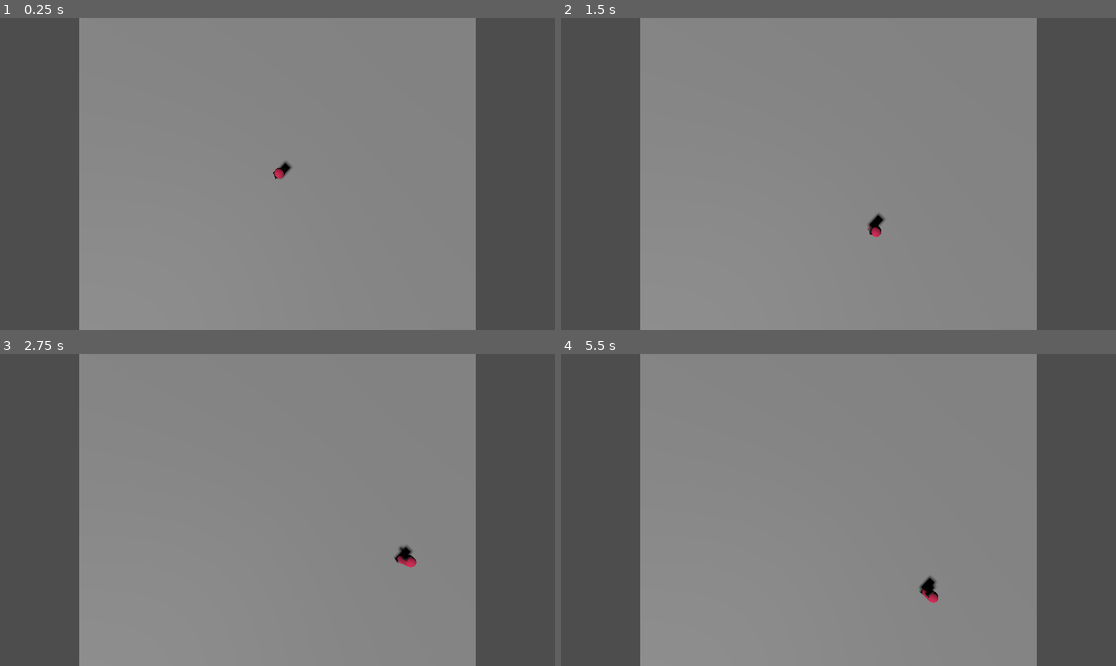
Above: before the commit, frames 1-4 (two rows, left to right).
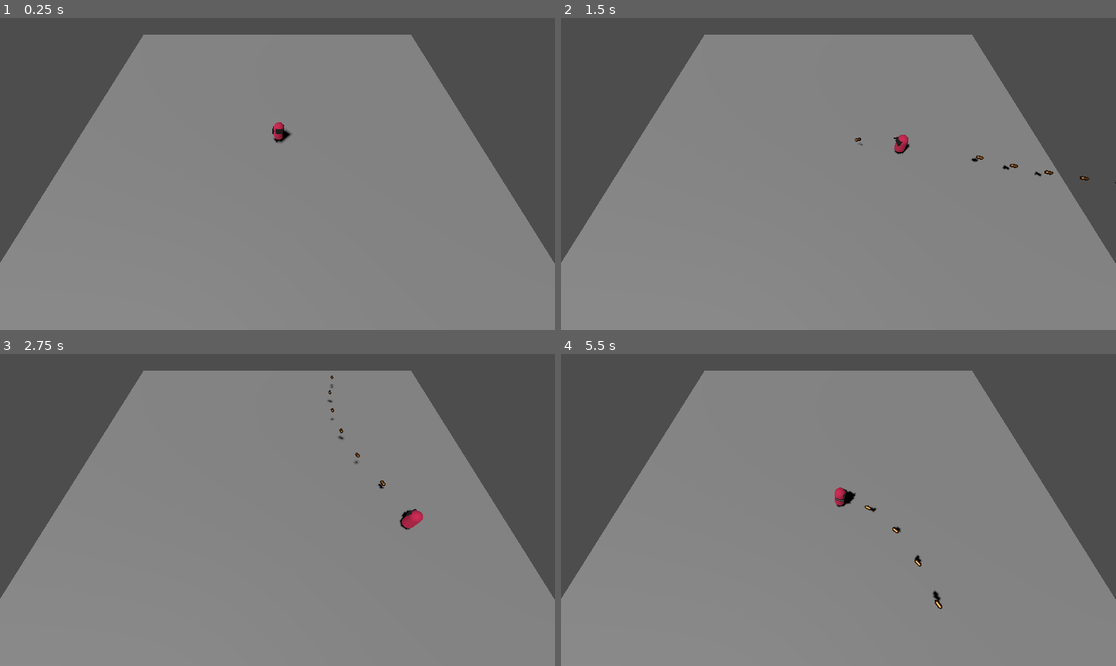
Above: after the commit, the same moments.

Repository: KrzysztofSieczkiewicz/Godot-TopDownShooter
Game: Godot game, scene res://Level.tscn
Two runs of this game, one before a commit and one after it. Both use one fixed random seed, a clock stepped at 60 frames per second and the inputs below.
Inputs (mouse positions are in pixels of both pictures, inside the frame that each line leads up to):
- Up to frame 1 (0.25 s): no input
- Up to frame 2 (1.5 s): tap Enter (ui_accept) at 0.5, 0.77 s; move the mouse to (960, 158) at 0.52 s; press the mouse at (960, 158) at 0.53 s; hold Right (ui_right) 0.53-1.28 s; move the mouse to (727, 189) at 1.27 s; release the mouse at (727, 189) at 1.28 s; hold Down (ui_down) from 1.28 s (still down); click (727, 189) at 1.35 s
- Up to frame 3 (2.75 s): tap Enter (ui_accept) at 1.52 s; move the mouse to (333, 441) at 2.02 s; release Down (ui_down) at 2.03 s; press the mouse at (333, 441) at 2.03 s; hold Right (ui_right) from 2.03 s (still down)
- Up to frame 4 (5.5 s): move the mouse to (810, 572) at 2.77 s; release Right (ui_right) at 2.78 s; release the mouse at (810, 572) at 2.78 s; hold Up (ui_up) 2.78-3.53 s; click (810, 572) at 2.85 s; tap Enter (ui_accept) at 3.02, 3.77, 4.52 s; move the mouse to (1005, 556) at 3.52 s; press the mouse at (1005, 556) at 3.53 s; hold Left (ui_left) 3.53-5.03 s; move the mouse to (672, 463) at 4.27 s; release the mouse at (672, 463) at 4.28 s; click (672, 463) at 4.35 s; move the mouse to (866, 510) at 5.02 s; press the mouse at (866, 510) at 5.03 s; hold Down (ui_down) from 5.03 s (still down)

The runs differ from the first frame. In frame 1, 20% of the frame differs, in the area x 0-100%, y 0-100%; in frame 2, 20%; in frame 3, 20%; in frame 4, 20%.

Commit message:
basic gun and shooting

Diff:
--- /dev/null
+++ b/Bullet.gd
@@ -0,0 +1,15 @@
+extends Node3D
+
+@export var speed: int = 10
+
+const KILL_TIME_SECONDS = 2
+var timer = 0
+
+# Called every frame. 'delta' is the elapsed time since the previous frame.
+func _physics_process(delta):
+	var forward_direction = global_transform.basis.z.normalized()
+	global_translate(forward_direction * speed * delta)
+
+	timer += delta
+	if timer > KILL_TIME_SECONDS:
+		queue_free()
--- /dev/null
+++ b/Bullet.tscn
@@ -0,0 +1,18 @@
+[gd_scene load_steps=4 format=3 uid="uid://bmal06pxwox3"]
+
+[ext_resource type="Script" path="res://Bullet.gd" id="1_mn0cw"]
+
+[sub_resource type="CapsuleMesh" id="CapsuleMesh_5466p"]
+
+[sub_resource type="StandardMaterial3D" id="StandardMaterial3D_4iu16"]
+albedo_color = Color(0.72549, 0.478431, 0.254902, 1)
+metallic = 1.0
+roughness = 0.45
+
+[node name="Bullet" type="Node3D"]
+script = ExtResource("1_mn0cw")
+
+[node name="MeshInstance3D" type="MeshInstance3D" parent="."]
+transform = Transform3D(0.295084, 0, 0, 0, -1.28985e-08, 0.295084, 0, -0.295084, -1.28985e-08, 0, 0, 0)
+mesh = SubResource("CapsuleMesh_5466p")
+surface_material_override/0 = SubResource("StandardMaterial3D_4iu16")
--- /dev/null
+++ b/Gun.gd
@@ -0,0 +1,30 @@
+extends Node3D
+
+@export var Bullet: PackedScene
+
+@onready var rof_timer = $Timer
+var can_shoot = true
+
+@export var MuzzleVelocity: int = 30
+@export var ShootingIntervalSecond: float = 0.1
+
+# Called when the node enters the scene tree for the first time.
+func _ready():
+	rof_timer.wait_time = ShootingIntervalSecond
+
+
+# Called every frame. 'delta' is the elapsed time since the previous frame.
+func _process(delta):
+	pass
+
+func shoot():
+	if can_shoot:
+		var new_bullet = Bullet.instantiate()
+		new_bullet.global_transform = $Muzzle.global_transform
+		new_bullet.speed = MuzzleVelocity
+		get_tree().current_scene.add_child(new_bullet)
+		can_shoot = false
+		rof_timer.start()
+
+func _on_timer_timeout():
+	can_shoot = true
--- /dev/null
+++ b/Gun.tscn
@@ -0,0 +1,47 @@
+[gd_scene load_steps=5 format=3 uid="uid://dkivjjvfpnkxk"]
+
+[ext_resource type="Script" path="res://Gun.gd" id="1_13ub6"]
+[ext_resource type="PackedScene" uid="uid://bmal06pxwox3" path="res://Bullet.tscn" id="2_p7rel"]
+
+[sub_resource type="CylinderMesh" id="CylinderMesh_pak6q"]
+top_radius = 0.15
+bottom_radius = 0.15
+
+[sub_resource type="StandardMaterial3D" id="StandardMaterial3D_wjk5t"]
+albedo_color = Color(0.32549, 0.32549, 0.32549, 1)
+metallic = 1.0
+roughness = 0.52
+
+[node name="Gun" type="Node3D"]
+transform = Transform3D(1, 0, 0, 0, 1, 0, 0, 0, 1, 0, 0, -0.0580847)
+script = ExtResource("1_13ub6")
+Bullet = ExtResource("2_p7rel")
+
+[node name="Muzzle" type="Marker3D" parent="."]
+transform = Transform3D(1, 0, 0, 0, 1, 0, 0, 0, 1, 0, 0, 0.602993)
+metadata/_edit_lock_ = true
+
+[node name="MeshInstance3D" type="MeshInstance3D" parent="."]
+transform = Transform3D(0.489731, 0, 0, 0, -1.69593e-08, -0.489731, 0, 0.387984, -2.14068e-08, 0, 0, 0.213621)
+mesh = SubResource("CylinderMesh_pak6q")
+surface_material_override/0 = SubResource("StandardMaterial3D_wjk5t")
+metadata/_edit_lock_ = true
+
+[node name="MeshInstance3D2" type="MeshInstance3D" parent="MeshInstance3D"]
+transform = Transform3D(0.40898, 0, 0, 0, 0.169978, -1.77636e-15, 0, -4.44089e-16, 0.40898, 0.0576754, 0.538169, -0.191978)
+mesh = SubResource("CylinderMesh_pak6q")
+skeleton = NodePath("../..")
+surface_material_override/0 = SubResource("StandardMaterial3D_wjk5t")
+metadata/_edit_lock_ = true
+
+[node name="MeshInstance3D3" type="MeshInstance3D" parent="MeshInstance3D"]
+transform = Transform3D(0.40898, 0, 0, 0, 0.113278, 0.384887, 0, -0.100401, 0.272556, 0.0428221, -0.00111714, 0.199954)
+mesh = SubResource("CylinderMesh_pak6q")
+skeleton = NodePath("../..")
+surface_material_override/0 = SubResource("StandardMaterial3D_wjk5t")
+metadata/_edit_lock_ = true
+
+[node name="Timer" type="Timer" parent="."]
+one_shot = true
+
+[connection signal="timeout" from="Timer" to="." method="_on_timer_timeout"]
--- /dev/null
+++ b/GunController.gd
@@ -0,0 +1,30 @@
+extends Node3D
+
+@export var StartingWeapon: PackedScene
+var hand: Marker3D
+var equipped_weapon: Node3D
+
+# Called when the node enters the scene tree for the first time.
+func _ready():
+	hand = get_parent().find_child("Hand")
+
+	if StartingWeapon:
+		equip_weapon(StartingWeapon)
+
+
+# Called every frame. 'delta' is the elapsed time since the previous frame.
+func _process(delta):
+	pass
+
+func equip_weapon(weapon_to_equip):
+	if equipped_weapon:
+		print("replacing current weapon")
+		equipped_weapon.queue_free()
+	else:
+		print("equipping weapon")
+		equipped_weapon = weapon_to_equip.instantiate()
+		hand.add_child(equipped_weapon)
+
+func shoot():
+	if equipped_weapon:
+		equipped_weapon.shoot()
--- a/Level.tscn
+++ b/Level.tscn
@@ -1,7 +1,9 @@
-[gd_scene load_steps=7 format=3 uid="uid://32bje8twpok7"]
+[gd_scene load_steps=9 format=3 uid="uid://32bje8twpok7"]
 
 [ext_resource type="Script" path="res://Main.gd" id="1_gqqd2"]
 [ext_resource type="Script" path="res://Player.gd" id="1_hw3ir"]
+[ext_resource type="Script" path="res://GunController.gd" id="3_xox1k"]
+[ext_resource type="PackedScene" uid="uid://dkivjjvfpnkxk" path="res://Gun.tscn" id="4_1xyhf"]
 
 [sub_resource type="StandardMaterial3D" id="StandardMaterial3D_v6slm"]
 albedo_color = Color(0.792157, 0.137255, 0.313726, 1)
@@ -33,6 +35,14 @@
 surface_material_override/0 = SubResource("StandardMaterial3D_cvnpt")
 metadata/_edit_lock_ = true
 
+[node name="Hand" type="Marker3D" parent="Player/Body"]
+transform = Transform3D(-1, 0, -8.74228e-08, 0, 1, 0, 8.74228e-08, 0, -1, 0.535115, 0.304891, 0)
+metadata/_edit_lock_ = true
+
+[node name="GunController" type="Node3D" parent="Player"]
+script = ExtResource("3_xox1k")
+StartingWeapon = ExtResource("4_1xyhf")
+
 [node name="Ground" type="CSGBox3D" parent="."]
 transform = Transform3D(1, 0, 0, 0, 1, 0, 0, 0, 1, 0, -1, 0)
 use_collision = true
@@ -43,4 +53,4 @@
 shadow_enabled = true
 
 [node name="Camera3D" type="Camera3D" parent="."]
-transform = Transform3D(1, 0, 0, 0, -4.37114e-08, 1, 0, -1, -4.37114e-08, 0, 20, 0)
+transform = Transform3D(1, -8.73357e-09, -2.59573e-09, 6.61475e-09, 0.5, 0.866025, -6.26563e-09, -0.866025, 0.5, 0.0246363, 15.4117, 13.2064)
--- a/Player.gd
+++ b/Player.gd
@@ -1,4 +1,6 @@
 extends CharacterBody3D
+
+@onready var gunController = $GunController
 
 const SPEED = 7.5
 const JUMP_VELOCITY = 4.5
@@ -13,10 +15,10 @@
 	#if not is_on_floor():
 	#	velocity.y -= gravity * delta
 
-	# Handle movement input
-	# TODO: replace UI actions with custom gameplay actions.
-	var input_dir = Input.get_vector("ui_left", "ui_right", "ui_up", "ui_down")
-	var direction = (transform.basis * Vector3(input_dir.x, 0, input_dir.y)).normalized()
+	# Handle movement inputwww
+	var input_dir = Input.get_vector("move_left", "move_right", "move_up", "move_down")
+	#var direction = (transform.basis * Vector3(input_dir.x, 0, input_dir.y)).normalized()
+	var direction = (Vector3(input_dir.x, 0, input_dir.y)).normalized()
 	if direction:
 		velocity.x = direction.x * SPEED
 		velocity.z = direction.z * SPEED
@@ -25,7 +27,12 @@
 		velocity.z = move_toward(velocity.z, 0, SPEED)
 
 	# Handle jump input
+	# TODO: replace UI actions with custom gameplay actions.
 	if Input.is_action_just_pressed("ui_accept") and is_on_floor():
 		velocity.y = JUMP_VELOCITY
 
+	# Handle shooting input
+	if Input.is_action_pressed("shoot"):
+		gunController.shoot()
+
 	move_and_slide()
--- a/project.godot
+++ b/project.godot
@@ -18,3 +18,35 @@
 [dotnet]
 
 project/assembly_name="TopDownShooter"
+
+[input]
+
+move_left={
+"deadzone": 0.5,
+"events": [Object(InputEventKey,"resource_local_to_scene":false,"resource_name":"","device":0,"window_id":0,"alt_pressed":false,"shift_pressed":false,"ctrl_pressed":false,"meta_pressed":false,"pressed":false,"keycode":0,"physical_keycode":65,"key_label":0,"unicode":0,"echo":false,"script":null)
+, Object(InputEventKey,"resource_local_to_scene":false,"resource_name":"","device":-1,"window_id":0,"alt_pressed":false,"shift_pressed":false,"ctrl_pressed":false,"meta_pressed":false,"pressed":false,"keycode":0,"physical_keycode":4194319,"key_label":0,"unicode":0,"echo":false,"script":null)
+]
+}
+move_right={
+"deadzone": 0.5,
+"events": [Object(InputEventKey,"resource_local_to_scene":false,"resource_name":"","device":-1,"window_id":0,"alt_pressed":false,"shift_pressed":false,"ctrl_pressed":false,"meta_pressed":false,"pressed":false,"keycode":0,"physical_keycode":68,"key_label":0,"unicode":100,"echo":false,"script":null)
+, Object(InputEventKey,"resource_local_to_scene":false,"resource_name":"","device":-1,"window_id":0,"alt_pressed":false,"shift_pressed":false,"ctrl_pressed":false,"meta_pressed":false,"pressed":false,"keycode":0,"physical_keycode":4194321,"key_label":0,"unicode":0,"echo":false,"script":null)
+]
+}
+move_up={
+"deadzone": 0.5,
+"events": [Object(InputEventKey,"resource_local_to_scene":false,"resource_name":"","device":-1,"window_id":0,"alt_pressed":false,"shift_pressed":false,"ctrl_pressed":false,"meta_pressed":false,"pressed":false,"keycode":0,"physical_keycode":87,"key_label":0,"unicode":119,"echo":false,"script":null)
+, Object(InputEventKey,"resource_local_to_scene":false,"resource_name":"","device":-1,"window_id":0,"alt_pressed":false,"shift_pressed":false,"ctrl_pressed":false,"meta_pressed":false,"pressed":false,"keycode":0,"physical_keycode":4194320,"key_label":0,"unicode":0,"echo":false,"script":null)
+]
+}
+move_down={
+"deadzone": 0.5,
+"events": [Object(InputEventKey,"resource_local_to_scene":false,"resource_name":"","device":-1,"window_id":0,"alt_pressed":false,"shift_pressed":false,"ctrl_pressed":false,"meta_pressed":false,"pressed":false,"keycode":0,"physical_keycode":83,"key_label":0,"unicode":115,"echo":false,"script":null)
+, Object(InputEventKey,"resource_local_to_scene":false,"resource_name":"","device":-1,"window_id":0,"alt_pressed":false,"shift_pressed":false,"ctrl_pressed":false,"meta_pressed":false,"pressed":false,"keycode":0,"physical_keycode":4194322,"key_label":0,"unicode":0,"echo":false,"script":null)
+]
+}
+shoot={
+"deadzone": 0.5,
+"events": [Object(InputEventMouseButton,"resource_local_to_scene":false,"resource_name":"","device":-1,"window_id":0,"alt_pressed":false,"shift_pressed":false,"ctrl_pressed":false,"meta_pressed":false,"button_mask":1,"position":Vector2(60, 16),"global_position":Vector2(64, 57),"factor":1.0,"button_index":1,"canceled":false,"pressed":true,"double_click":false,"script":null)
+]
+}
